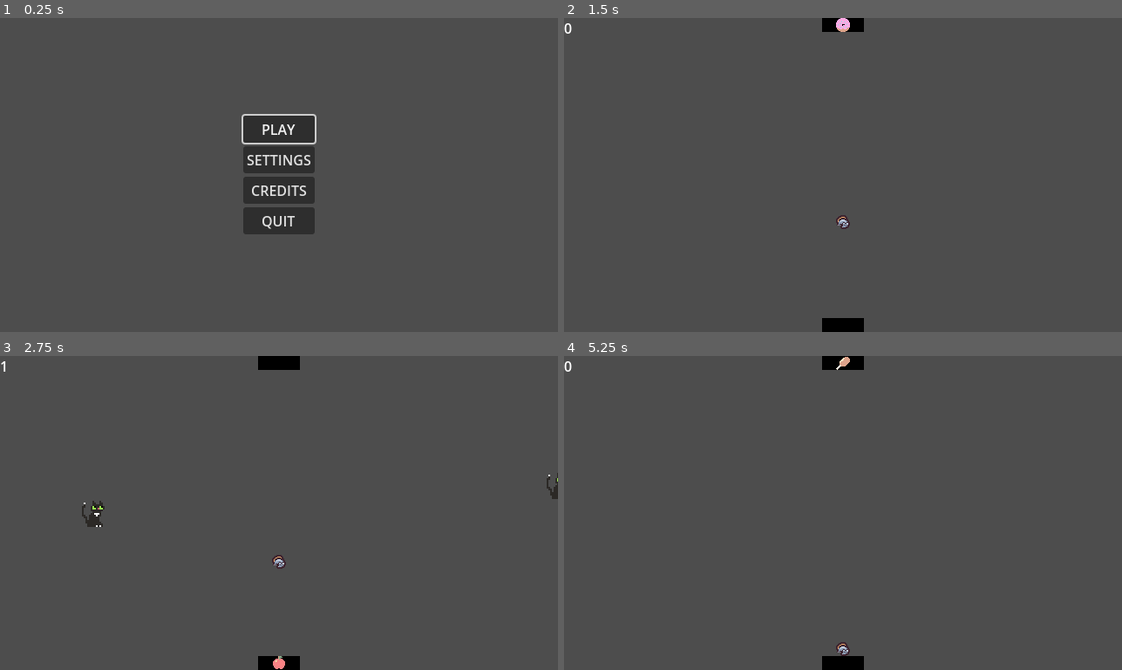
Above: before the commit, frames 1-4 (two rows, left to right).
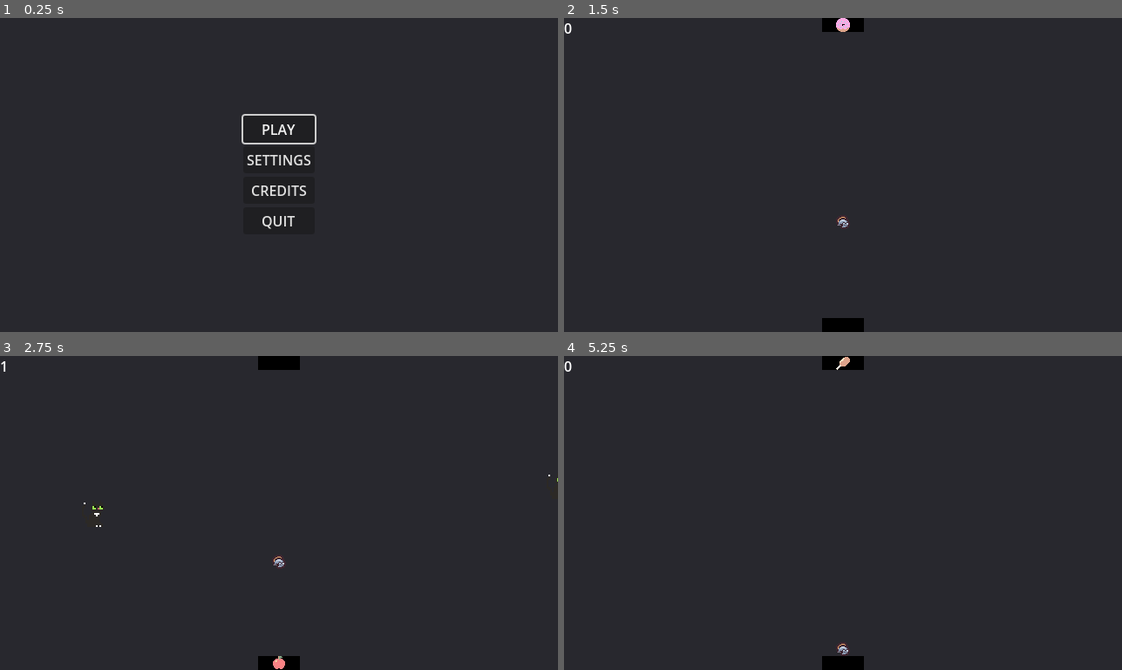
Above: after the commit, the same moments.

Repository: SpoopCats/FiniteStateMachine
Game: Godot game, scene res://scenes/UI/start_menu/start_menu.tscn
Same seed, same stepped clock (60 frames per second), same inputs: the game is played once before the commit and once after it.
Inputs:
- Up to frame 1 (0.25 s): no input
- Up to frame 2 (1.5 s): click "PLAY" at 0.5 s; tap Enter (ui_accept) at 1.25 s
- Up to frame 3 (2.75 s): tap Enter (ui_accept) at 1.52, 2.27 s
- Up to frame 4 (5.25 s): tap Enter (ui_accept) at 3.77, 4.52 s; click "PLAY AGAIN?" at 5 s

The runs differ from the first frame. In frame 1, 95% of the frame differs, in the area x 0-100%, y 0-100%; in frame 2, 99%; in frame 3, 99%; in frame 4, 99%.

Commit message:
Added bkground color rects
Added background color rects in #28282e

Diff:
--- a/scenes/UI/game_over_menu/game_over_menu.tscn
+++ b/scenes/UI/game_over_menu/game_over_menu.tscn
@@ -11,6 +11,12 @@
 grow_horizontal = 2
 grow_vertical = 2
 script = ExtResource("1_d3v8l")
+
+[node name="ColorRect" type="ColorRect" parent="."]
+layout_mode = 0
+offset_right = 640.0
+offset_bottom = 360.0
+color = Color(0.156863, 0.156863, 0.180392, 1)
 
 [node name="MarginContainer" type="MarginContainer" parent="."]
 layout_mode = 1
--- a/scenes/UI/start_menu/start_menu.tscn
+++ b/scenes/UI/start_menu/start_menu.tscn
@@ -10,6 +10,12 @@
 grow_horizontal = 2
 grow_vertical = 2
 script = ExtResource("1_vbvoa")
+
+[node name="ColorRect" type="ColorRect" parent="."]
+layout_mode = 0
+offset_right = 640.0
+offset_bottom = 360.0
+color = Color(0.156863, 0.156863, 0.180392, 1)
 
 [node name="MarginContainer" type="MarginContainer" parent="."]
 layout_mode = 1
--- a/scenes/main.tscn
+++ b/scenes/main.tscn
@@ -9,6 +9,11 @@
 [ext_resource type="PackedScene" uid="uid://cyfii8hf534ly" path="res://scenes/UI/score_display/score_counter.tscn" id="4_whcrg"]
 
 [node name="Main" type="Node2D" groups=["game"]]
+
+[node name="ColorRect" type="ColorRect" parent="."]
+offset_right = 640.0
+offset_bottom = 360.0
+color = Color(0.156863, 0.156863, 0.180392, 1)
 
 [node name="EnemyManager" parent="." instance=ExtResource("1_087od")]
 
